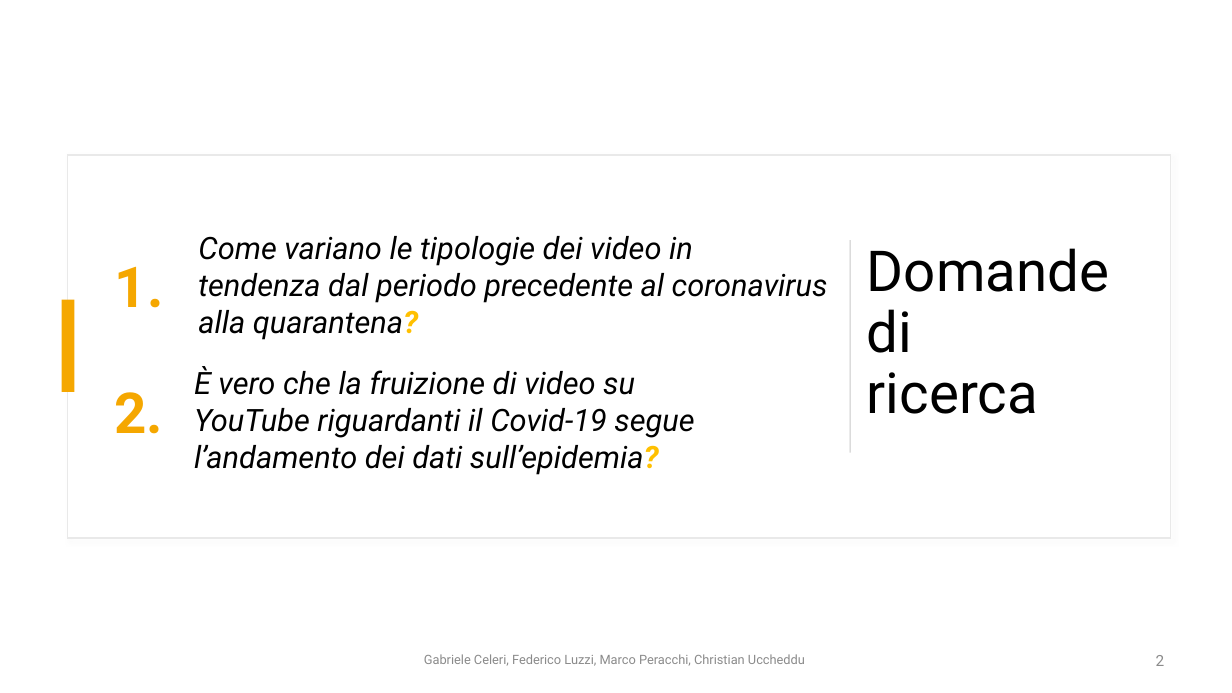
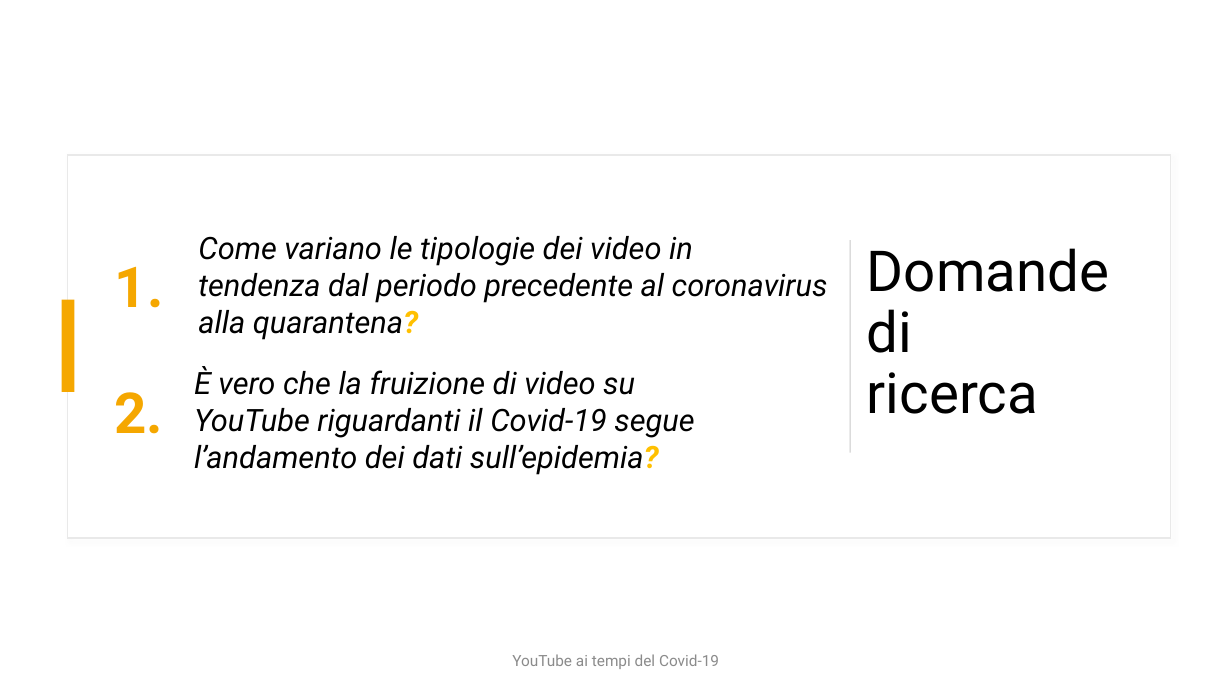
Before and after one commit to fedelux3/Youtube_trending_analysis, a slide deck: slide 2 of presentazione/presentazione.pptx. Drawn at 1232x693 pixels with LibreOffice and Linux fonts; fonts in the diff are those of the drawing. Boxes give left, top, right and bottom in pixels: in the first picture for what was removed or moved away, otherwise in the second. Text is boxed around its words. In the diff, an @@ line names an element or a change of style, - is before the commit and + after.

```diff
--- a/presentazione/presentazione.pptx
+++ b/presentazione/presentazione.pptx
@@ text at [512,654,719,669]: text changed; size 10 to 12 pt @@
-Gabriele Celeri, Federico Luzzi, Marco Peracchi, Christian Uccheddu
+YouTube ai tempi del Covid-19
@@ page number removed at [1156,655,1165,666] @@
-2
```
Also in this commit, not shown: 11 other slides changed, 1 slide added, 19 other files.
